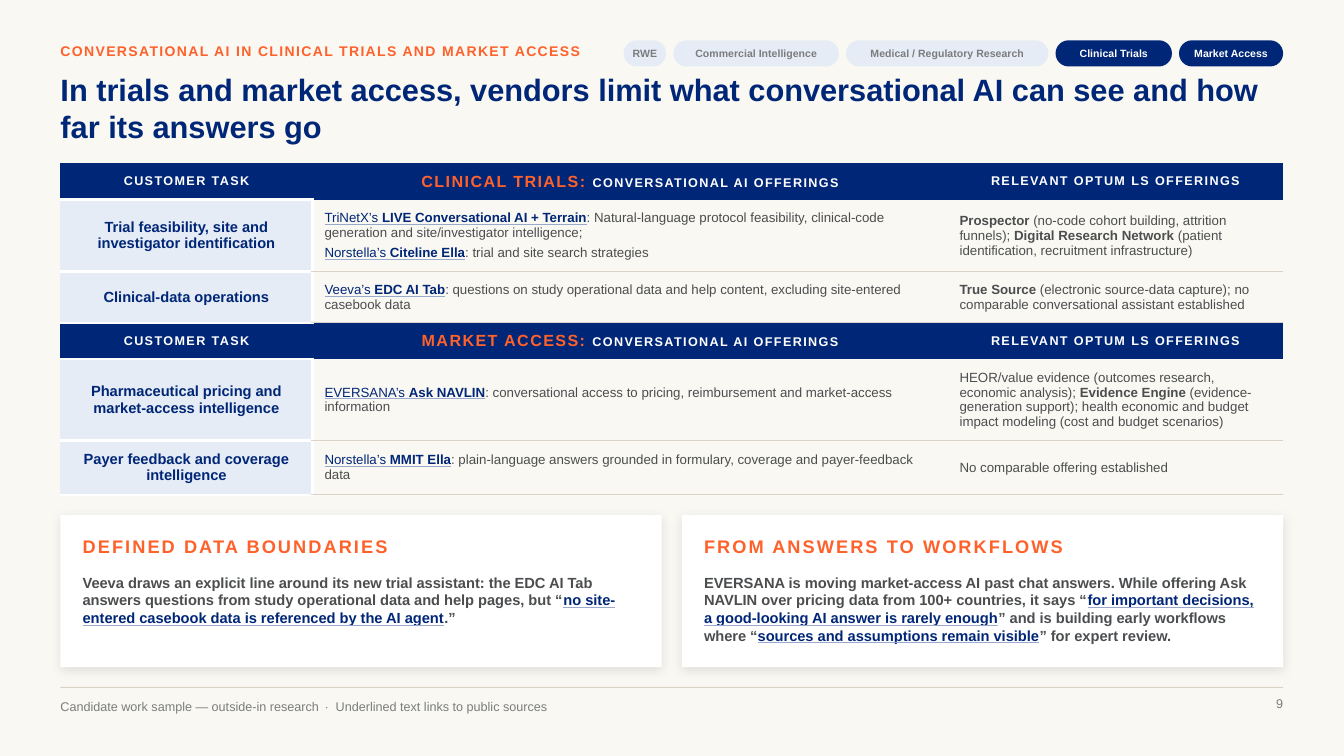
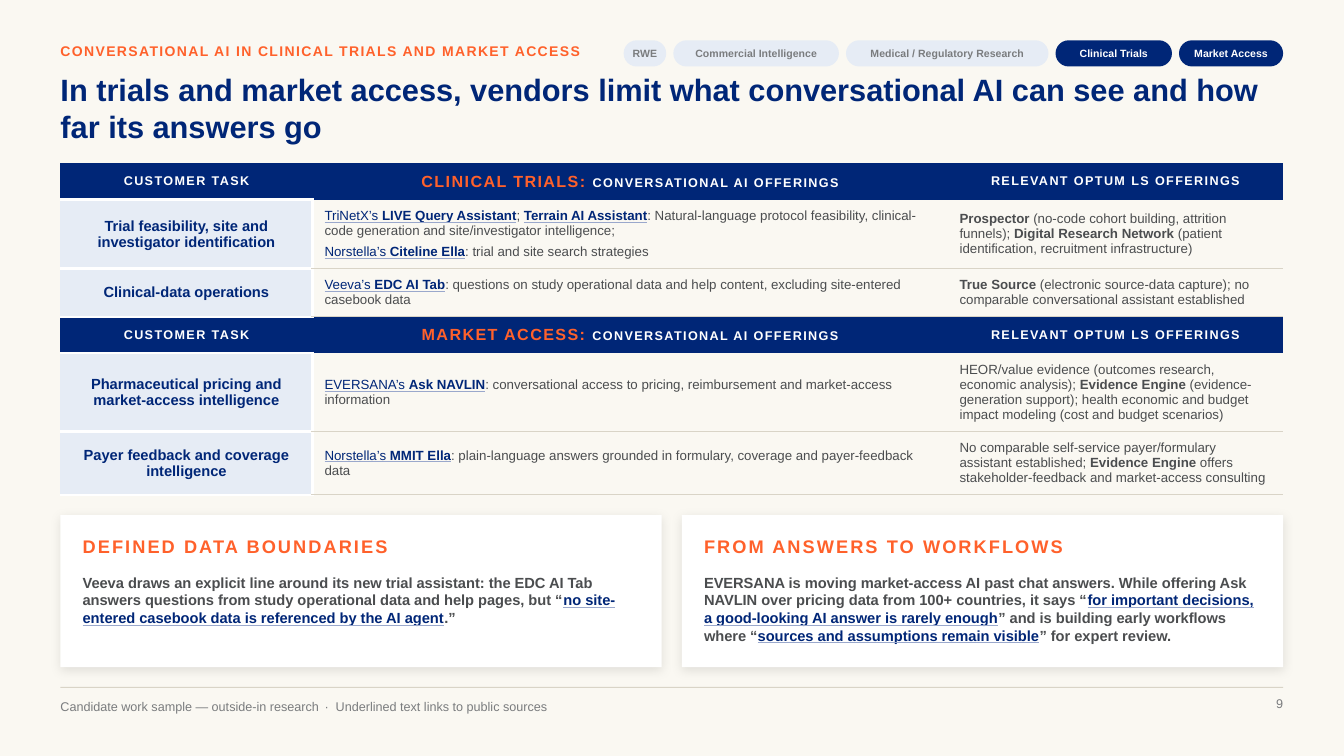
Before and after one commit to marinojt/test, a slide deck: slide 9 of deck/Optum-LS-Conversational-AI-10.16.pptx. Drawn at 1344x756 pixels with LibreOffice and Linux fonts; fonts in the diff are those of the drawing. Boxes give left, top, right and bottom in pixels: in the first picture for what was removed or moved away, otherwise in the second. Text is boxed around its words. In the diff, an @@ line names an element or a change of style, - is before the commit and + after.

```diff
--- a/deck/Optum-LS-Conversational-AI-10.16.pptx
+++ b/deck/Optum-LS-Conversational-AI-10.16.pptx
@@ table at [60, 163, 1284, 495] @@
-row 2, column 2: TriNetX’s LIVE Conversational AI + Terrain: Natural-language protocol feasibility, clinical-code generation and site/investigator intelligence; / Norstella’s Citeline Ella: trial and site search strategies
+row 2, column 2: TriNetX’s LIVE Query Assistant; Terrain AI Assistant: Natural-language protocol feasibility, clinical-code generation and site/investigator intelligence; / Norstella’s Citeline Ella: trial and site search strategies
-row 6, column 3: No comparable offering established
+row 6, column 3: No comparable self-service payer/formulary assistant established; Evidence Engine offers stakeholder-feedback and market-access consulting
```
Also in this commit, not shown: 4 other slides changed, 6 other files.
